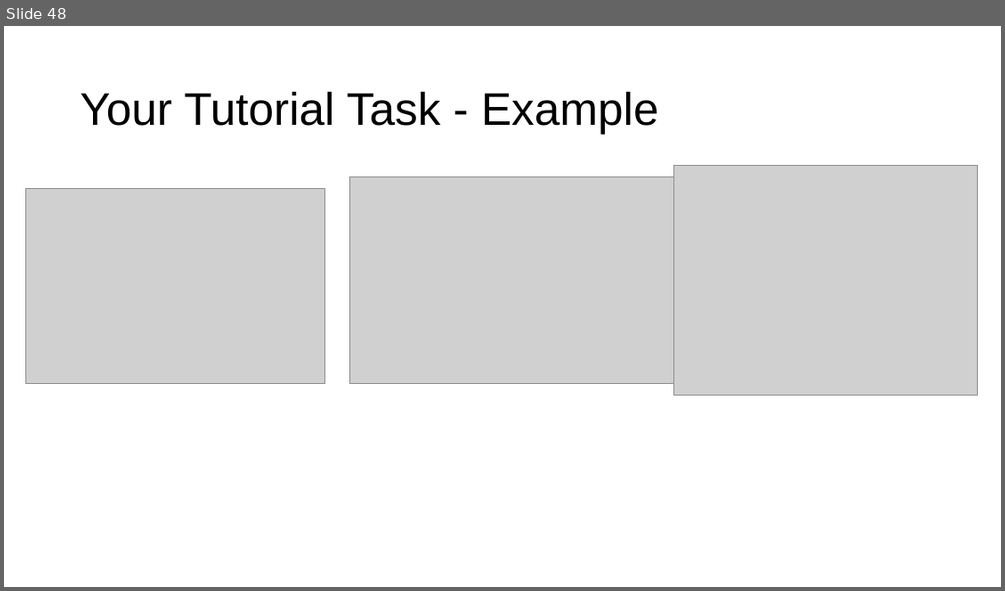
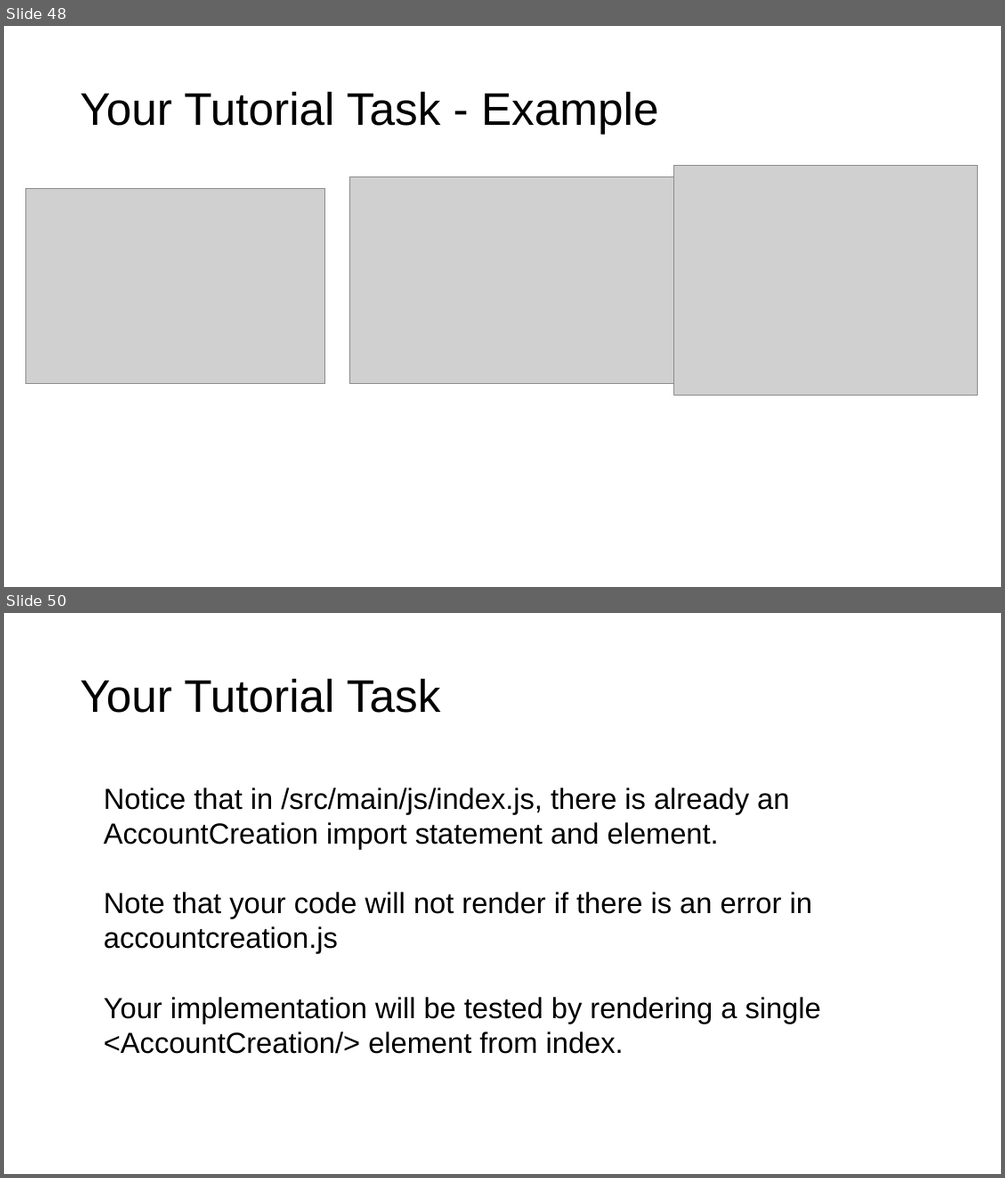
Before and after one commit to ethancjackson/CS2212B-2017, a slide deck: docs/resources/UI Tutorial - React.pptx. Shown one above the other, each under a label of ours: slide 48 before the commit, slides 48 and 50 after it; the slides between them are not shown. The pictures are 1005x591 and 1005x1178 pixels, drawn with LibreOffice and Linux fonts; fonts in the diff are those of the drawing; grey boxes stand for pictures. Boxes give left, top, right and bottom in pixels: in the first picture for what was removed or moved away, otherwise in the second. Text is boxed around its words. In the diff, an @@ line names an element or a change of style, - is before the commit and + after.

```diff
--- a/docs/resources/UI Tutorial - React.pptx
+++ b/docs/resources/UI Tutorial - React.pptx
@@ slide 50 added at (x1=4, y1=613, x2=1001, y2=1174), background #FFFFFF @@
@@ title added at (x1=80, y1=678, x2=441, y2=713), 44 pt, text #000000 @@
+Your Tutorial Task
@@ text added at (x1=104, y1=787, x2=821, y2=1054), 28 pt, text #000000 @@
+Notice that in /src/main/js/index.js, there is already an AccountCreation import statement and element.
+Note that your code will not render if there is an error in accountcreation.js
+Your implementation will be tested by rendering a single <AccountCreation/> element from index.
```
Also in this commit, not shown: 1 slide changed, 3 other files.
